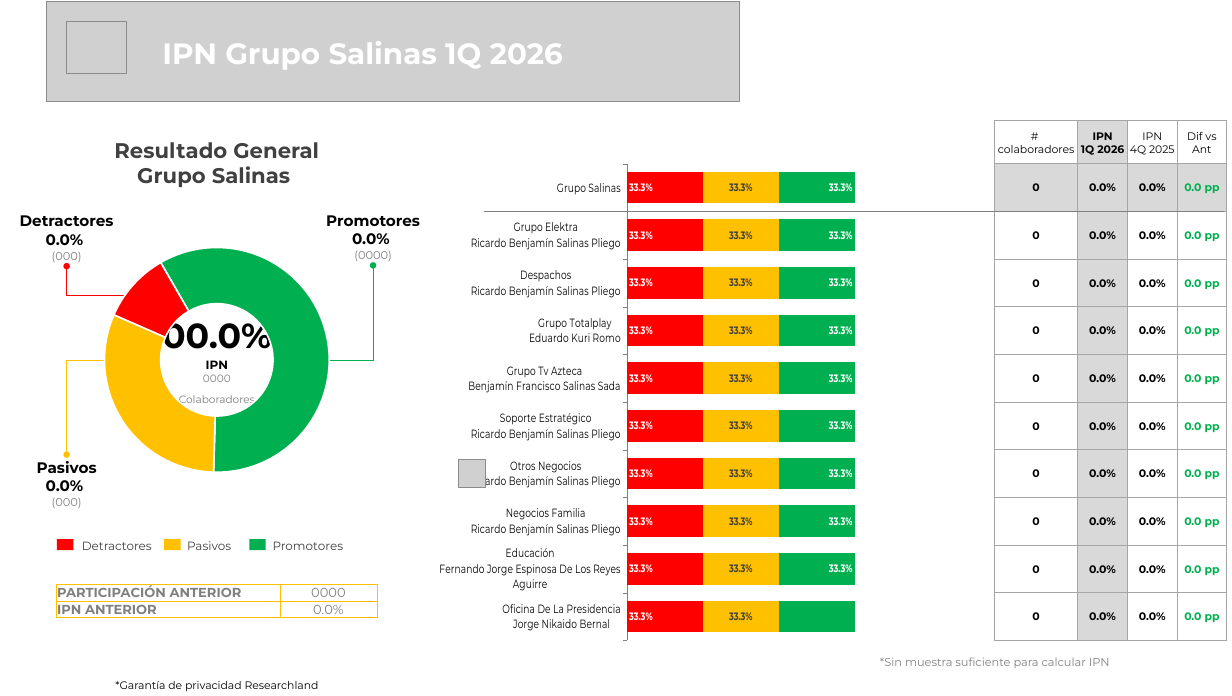
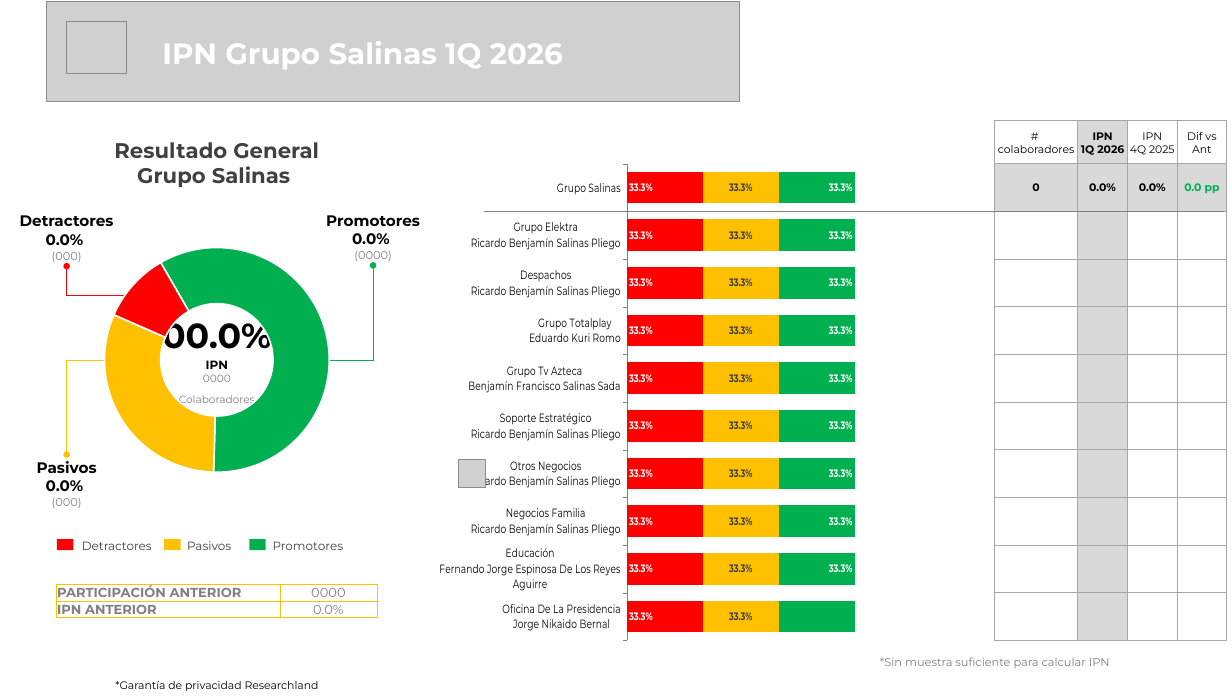
Before and after one commit to researchland-gu/automatizacion_presentaciones, a slide deck: slide 4 of Plantillas_pptx/IPN_Colaboradores UPAX_automatizada.pptx. Drawn at 1232x696 pixels with LibreOffice and Linux fonts; fonts in the diff are those of the drawing; grey boxes stand for pictures; background and template pictures are left out. Boxes give left, top, right and bottom in pixels: in the first picture for what was removed or moved away, otherwise in the second. Text is boxed around its words. In the diff, an @@ line names an element or a change of style, - is before the commit and + after.

```diff
--- a/Plantillas_pptx/IPN_Colaboradores UPAX_automatizada.pptx
+++ b/Plantillas_pptx/IPN_Colaboradores UPAX_automatizada.pptx
@@ table at (994,120,1226,641) @@
-row 3: 0 | 0.0% | 0.0% | 0.0 pp
+row 3:  |  |  | 
-row 4: 0 | 0.0% | 0.0% | 0.0 pp
+row 4:  |  |  | 
-row 5: 0 | 0.0% | 0.0% | 0.0 pp
+row 5:  |  |  | 
-row 6: 0 | 0.0% | 0.0% | 0.0 pp
+row 6:  |  |  | 
-row 7: 0 | 0.0% | 0.0% | 0.0 pp
+row 7:  |  |  | 
-row 8: 0 | 0.0% | 0.0% | 0.0 pp
+row 8:  |  |  | 
-row 9: 0 | 0.0% | 0.0% | 0.0 pp
+row 9:  |  |  | 
-row 10: 0 | 0.0% | 0.0% | 0.0 pp
+row 10:  |  |  | 
-row 11: 0 | 0.0% | 0.0% | 0.0 pp
+row 11:  |  |  | 
```
Also in this commit, not shown: 5 other slides changed, 2 other files.
